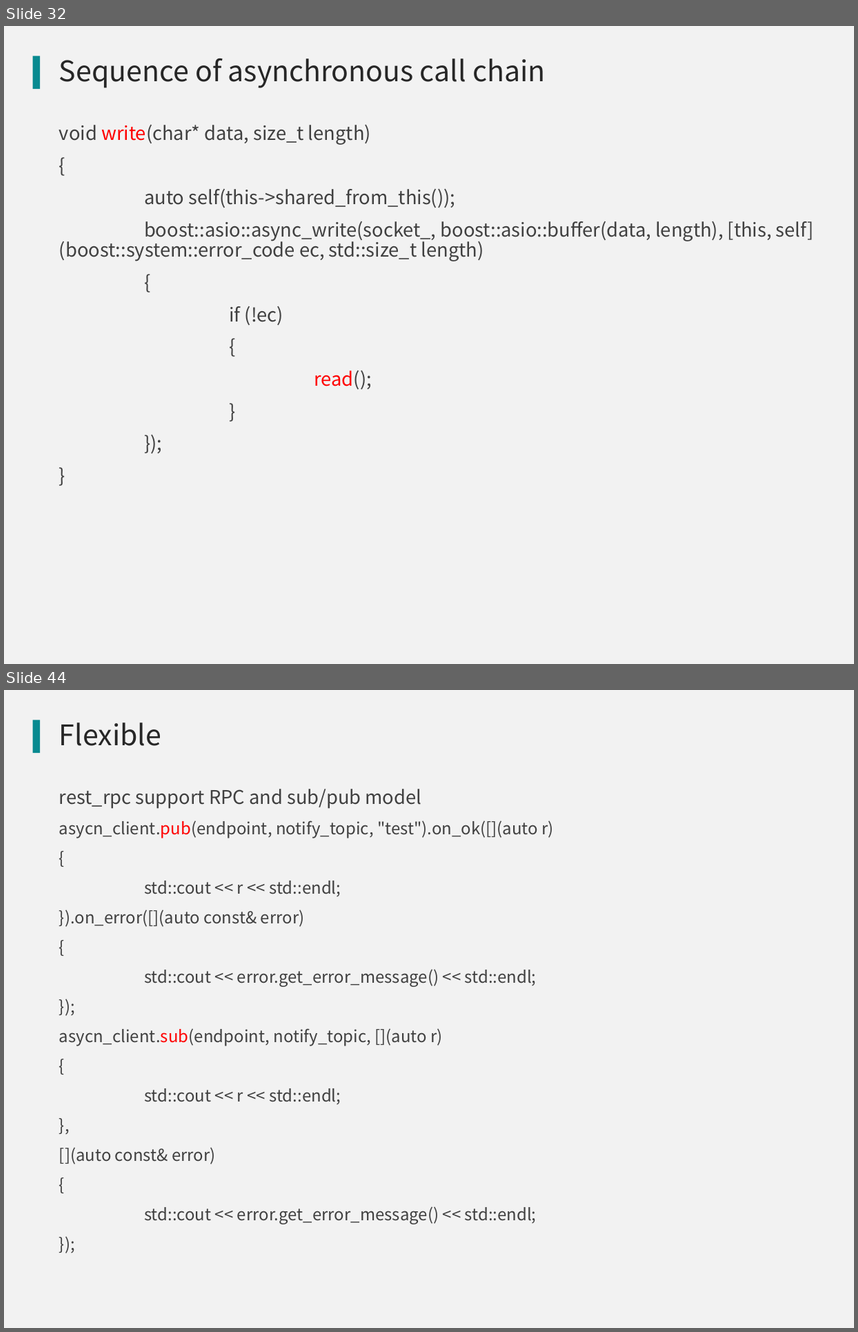
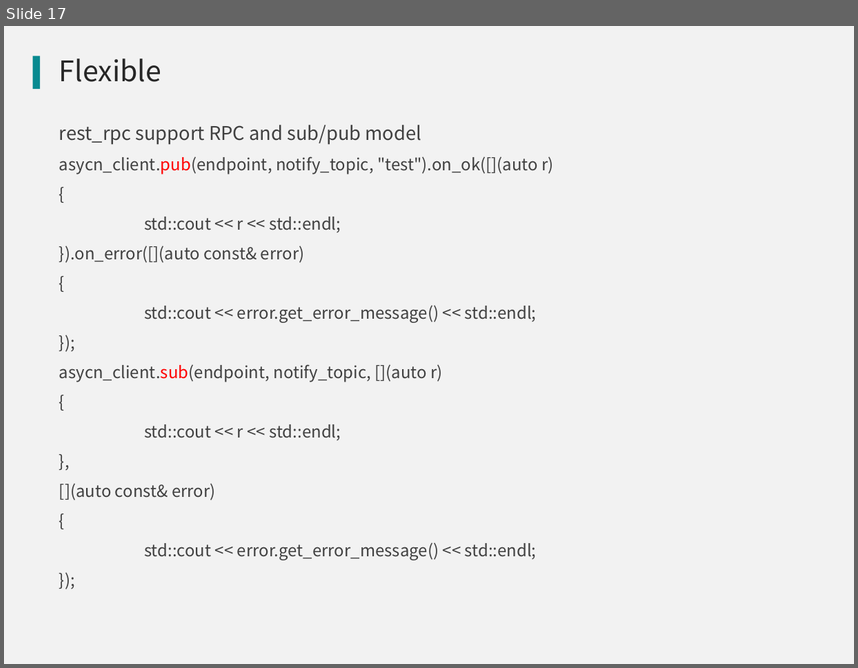
Before and after one commit to qicosmos/cppnow2017-ppt, a slide deck: An easy to use RPC framework implemented by c++11 and c++14.pptx. Shown one above the other, each under a label of ours: slides 32 and 44 before the commit, slide 17 after it; the slides between them are not shown. The pictures are 858x1332 and 858x668 pixels, drawn with LibreOffice and Linux fonts; fonts in the diff are those of the drawing; background and template pictures are left out. Boxes give left, top, right and bottom in pixels: in the first picture for what was removed or moved away, otherwise in the second. Text is boxed around its words. In the diff, an @@ line names an element or a change of style, - is before the commit and + after.

```diff
--- a/An easy to use RPC framework implemented by c++11 and c++14.pptx
+++ b/An easy to use RPC framework implemented by c++11 and c++14.pptx
@@ slide 32 removed at [4,26,854,664], background #F2F2F2; not listed: 1 template element that a slide beside it also shows @@
@@ title removed at [59,58,545,88] @@
-Sequence of asynchronous call chain
@@ text removed at [59,125,814,389] @@
-void write(char* data, size_t length)
-{
-auto self(this->shared_from_this());
-boost::asio::async_write(socket_, boost::asio::buffer(data, length), [this, self](boost::system::error_code ec, std::size_t length)
-{
-if (!ec)
-{
-read();
-}
-});
-}
@@ what was slide 44 is now slide 17 @@
```
Also in this commit, not shown: 6 slides changed, 26 other slides removed, 2 other files.
